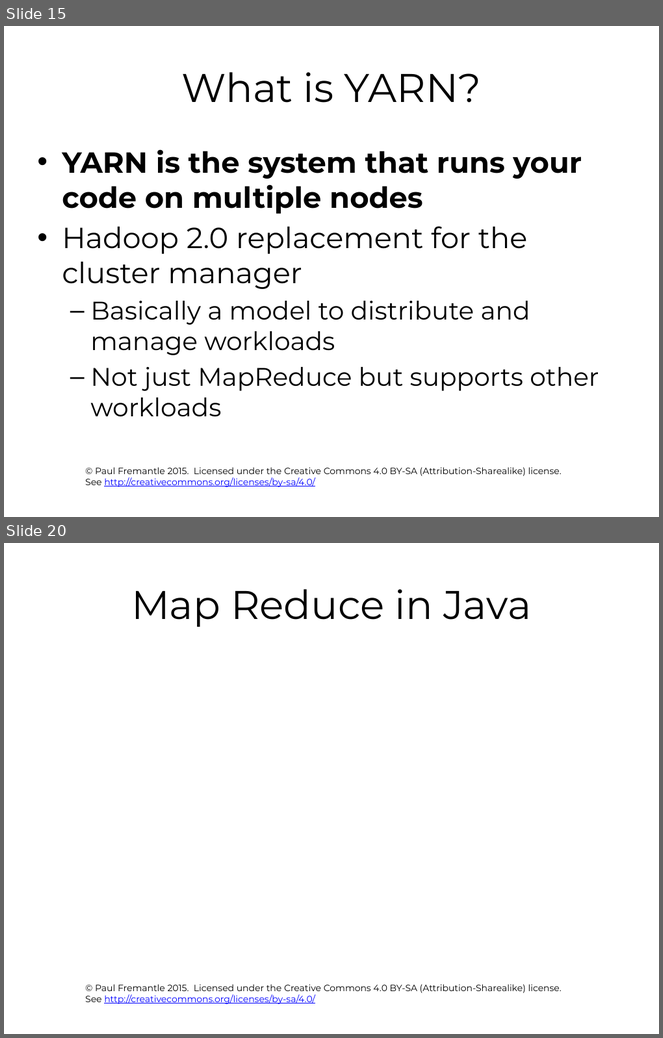
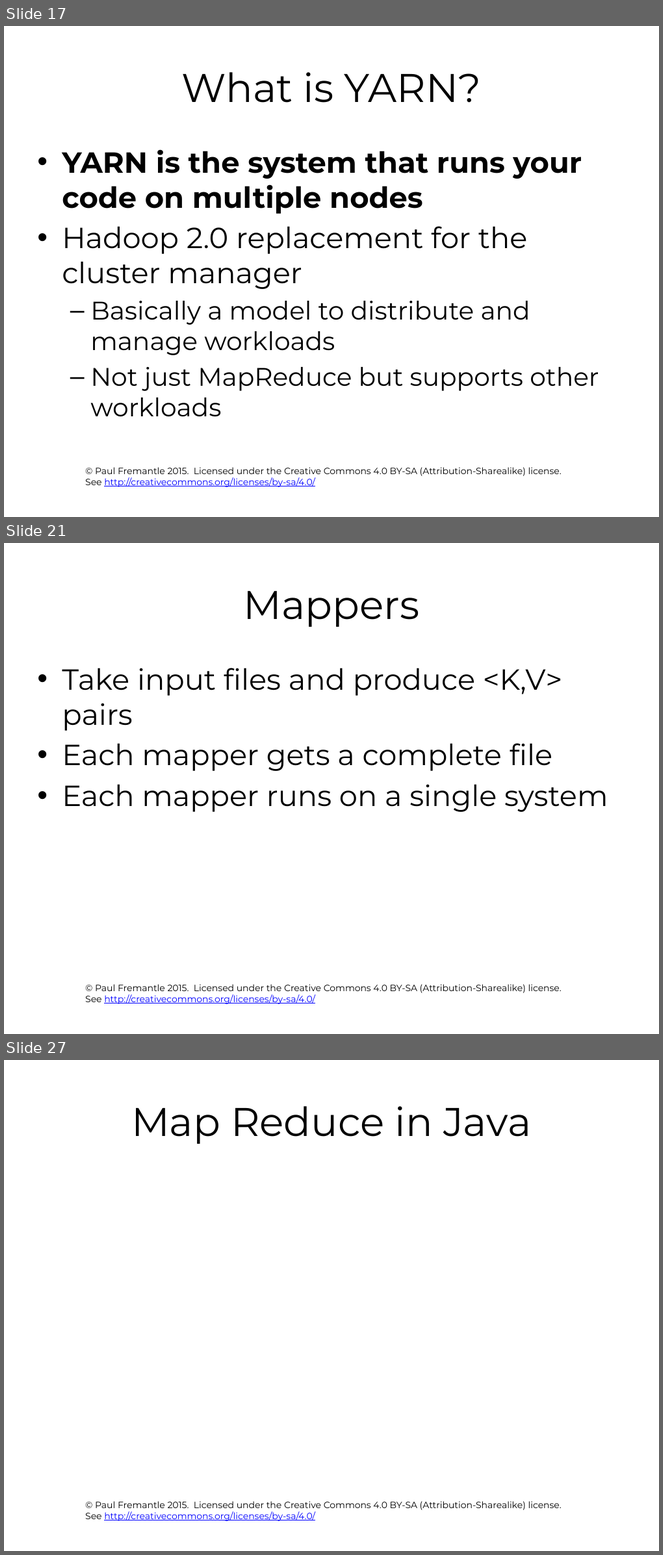
Before and after one commit to pzfreo/ox-clo, a slide deck: pres-source/05-hadoop.pptx. Shown one above the other, each under a label of ours: slides 15 and 20 before the commit, slides 17, 21 and 27 after it; the slides between them are not shown. The pictures are 663x1038 and 663x1555 pixels, drawn with LibreOffice and Linux fonts; fonts in the diff are those of the drawing; background and template pictures are left out. Boxes give left, top, right and bottom in pixels: in the first picture for what was removed or moved away, otherwise in the second. Text is boxed around its words. In the diff, an @@ line names an element or a change of style, - is before the commit and + after.

```diff
--- a/pres-source/05-hadoop.pptx
+++ b/pres-source/05-hadoop.pptx
@@ slide 21 added at (x1=4, y1=543, x2=659, y2=1034), background #FFFFFF; not listed: 1 template element that a slide beside it also shows @@
@@ title added at (x1=244, y1=591, x2=420, y2=627), 44 pt, text #000000 @@
+Mappers
@@ text added at (x1=62, y1=668, x2=608, y2=812), 32 pt, text #000000 @@
+• Take input files and produce <K,V> pairs
+• Each mapper gets a complete file
+• Each mapper runs on a single system
@@ what was slide 15 is now slide 17 @@
@@ what was slide 20 is now slide 27 @@
```
Also in this commit, not shown: 8 slides changed, 6 other slides added, 1 slide removed.
